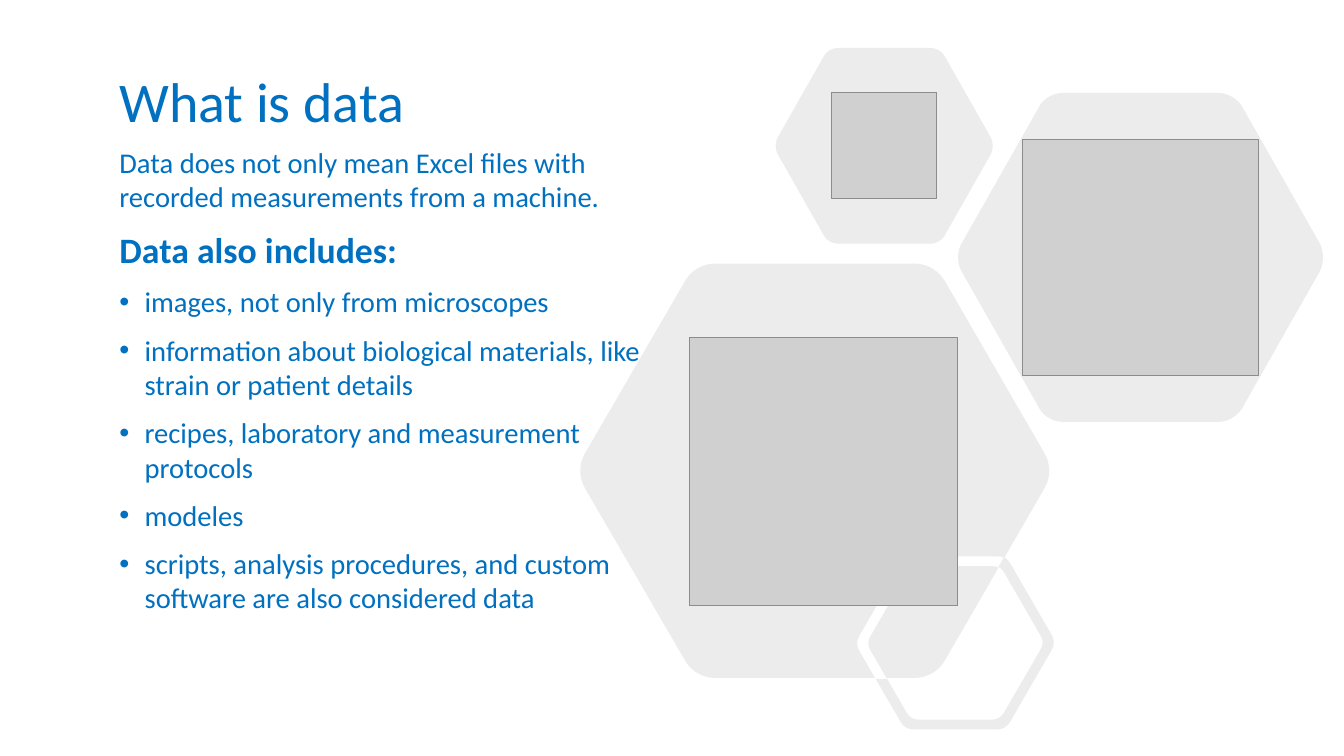
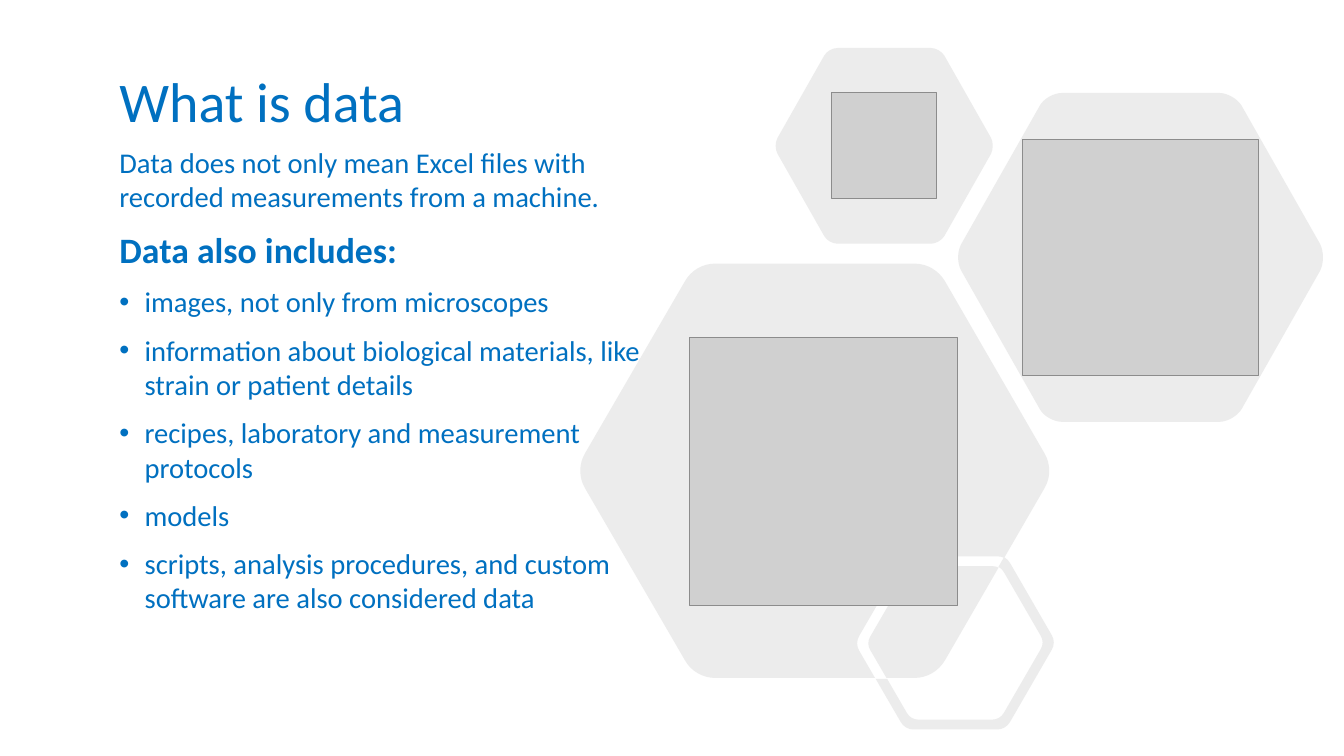
Before and after one commit to carpentries-incubator/fair-bio-practice, a slide deck: slide 2 of instructors/03_Being_FAIR_Episode_v2.0.pptx. Drawn at 1344x756 pixels with LibreOffice and Linux fonts; fonts in the diff are those of the drawing; grey boxes stand for pictures; background and template pictures are left out. Boxes give left, top, right and bottom in pixels: in the first picture for what was removed or moved away, otherwise in the second. Text is boxed around its words. In the diff, an @@ line names an element or a change of style, - is before the commit and + after.

```diff
--- a/instructors/03_Being_FAIR_Episode_v2.0.pptx
+++ b/instructors/03_Being_FAIR_Episode_v2.0.pptx
@@ text at (x1=145, y1=506, x2=230, y2=527): text changed @@
-• modeles
+• models
```
Also in this commit, not shown: 3 other files.
